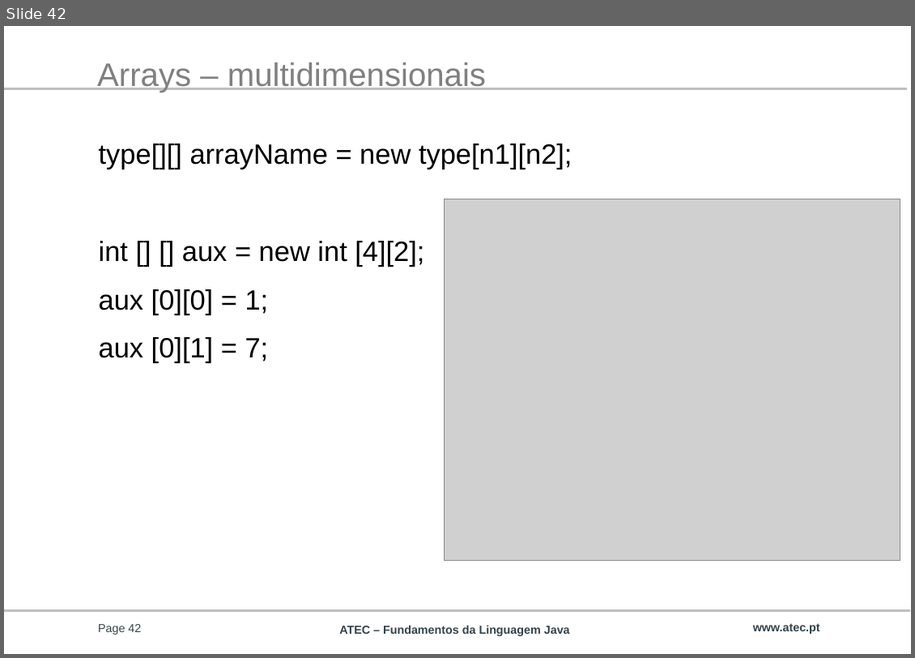
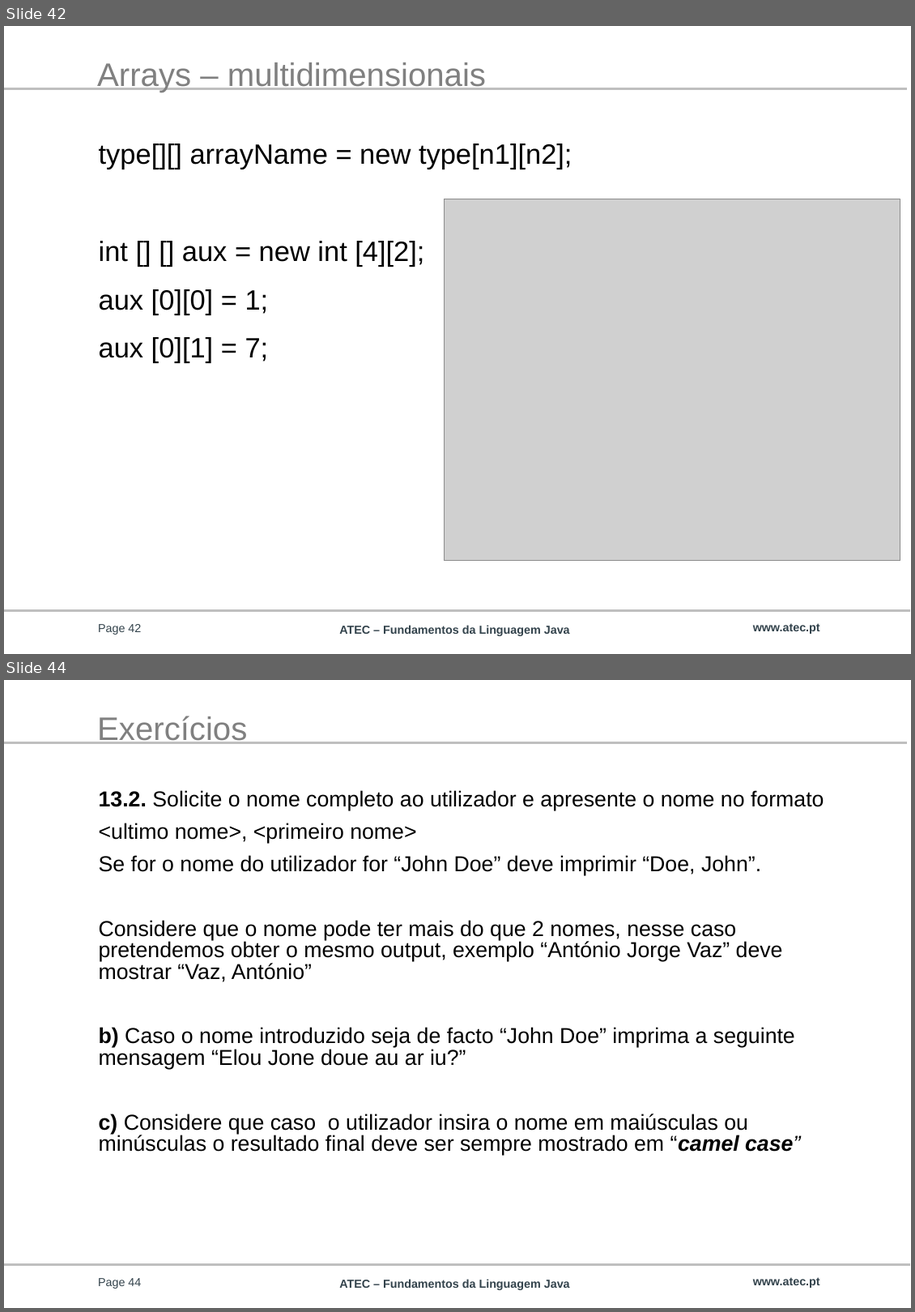
Before and after one commit to afbm08/ATEC_JAVA, a slide deck: FLG 0789.PPTX. Shown one above the other, each under a label of ours: slide 42 before the commit, slides 42 and 44 after it; the slides between them are not shown. The pictures are 915x658 and 915x1312 pixels, drawn with LibreOffice and Linux fonts; fonts in the diff are those of the drawing; grey boxes stand for pictures; background and template pictures are left out. Boxes give left, top, right and bottom in pixels: in the first picture for what was removed or moved away, otherwise in the second. Text is boxed around its words. In the diff, an @@ line names an element or a change of style, - is before the commit and + after.

Commit message:
Novos exercícios

```diff
--- a/FLG 0789.PPTX
+++ b/FLG 0789.PPTX
@@ slide 44 added at (x1=4, y1=680, x2=911, y2=1308), background #FFFFFF; not listed: 3 template elements that a slide beside it also shows @@
@@ title added at (x1=97, y1=716, x2=247, y2=744), 28 pt, text #808080 @@
+Exercícios
@@ text added at (x1=99, y1=790, x2=824, y2=1155), 18.6 pt, text #000000 @@
+13.2. Solicite o nome completo ao utilizador e apresente o nome no formato
+<ultimo nome>, <primeiro nome>
+Se for o nome do utilizador for “John Doe” deve imprimir “Doe, John”.
+Considere que o nome pode ter mais do que 2 nomes, nesse caso pretendemos obter o mesmo output, exemplo “António Jorge Vaz” deve mostrar “Vaz, António”
+b) Caso o nome introduzido seja de facto “John Doe” imprima a seguinte mensagem “Elou Jone doue au ar iu?”
+c) Considere que caso o utilizador insira o nome em maiúsculas ou minúsculas o resultado final deve ser sempre mostrado em “camel case”
@@ page number added at (x1=98, y1=1278, x2=141, y2=1288), 10 pt, text #33434C @@
+Page 44
@@ text added at (x1=753, y1=1277, x2=820, y2=1288), 10 pt, text #33434C, bold @@
+www.atec.pt
```
Also in this commit, not shown: 6 other slides added.
